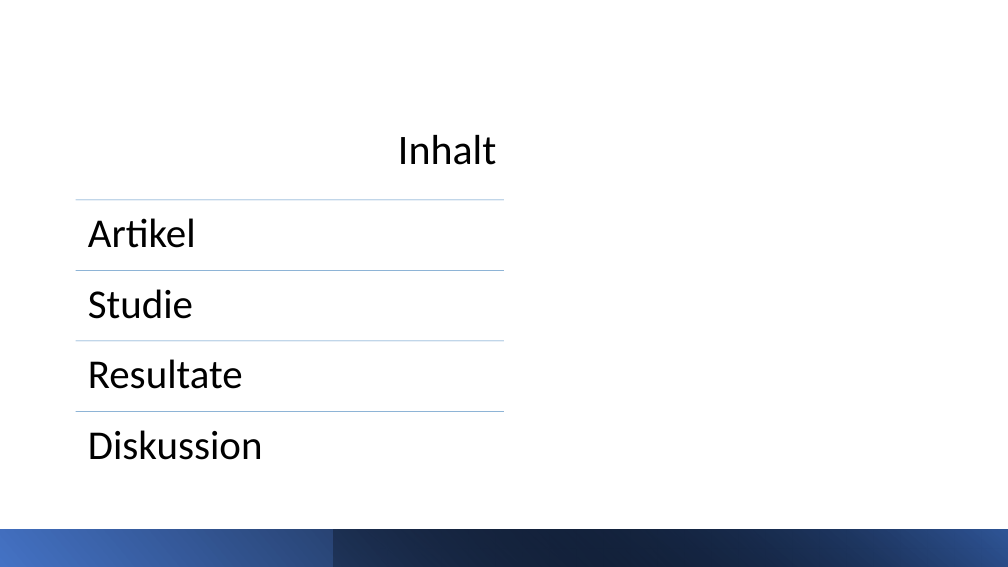
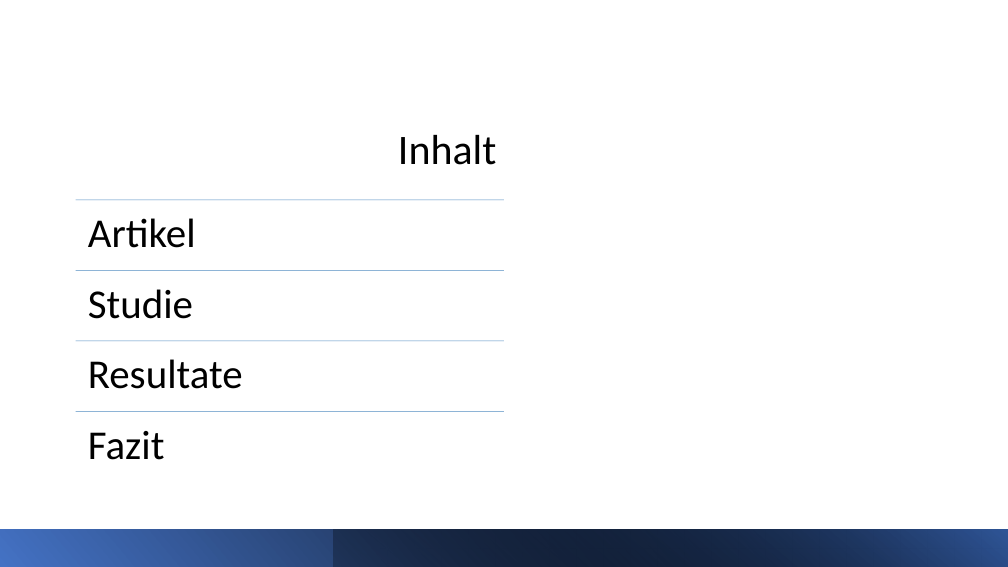
Before and after one commit to buehlpa/ChocolateMilkStudy, a slide deck: slide 2 of pp.pptx. Drawn at 1008x567 pixels with LibreOffice and Linux fonts; fonts in the diff are those of the drawing. Boxes give left, top, right and bottom in pixels: in the first picture for what was removed or moved away, otherwise in the second. Text is boxed around its words. In the diff, an @@ line names an element or a change of style, - is before the commit and + after.

```diff
--- a/pp.pptx
+++ b/pp.pptx
@@ text at box(88, 431, 165, 460): text changed @@
-Diskussion
+Fazit
```
Also in this commit, not shown: 2 other slides changed.
